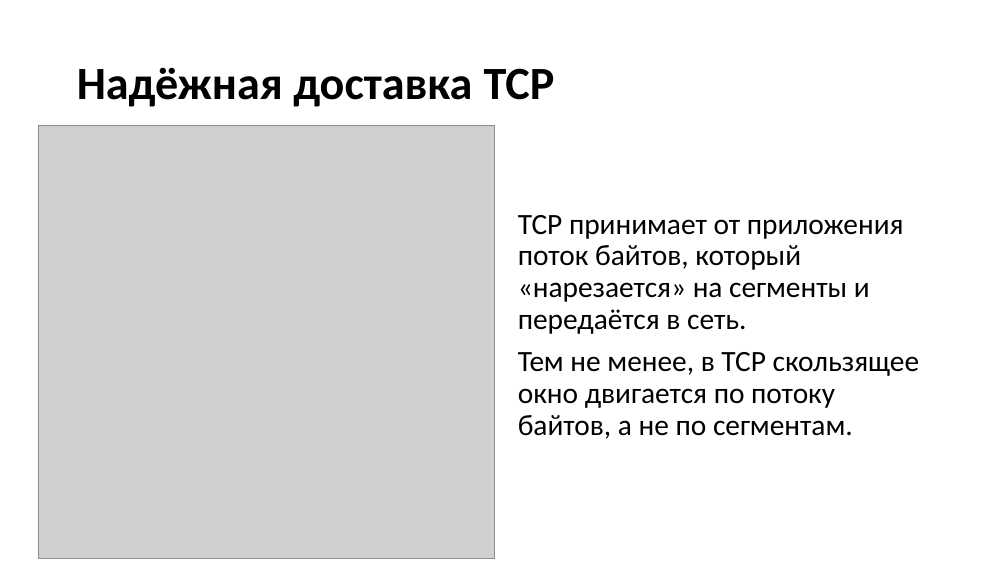
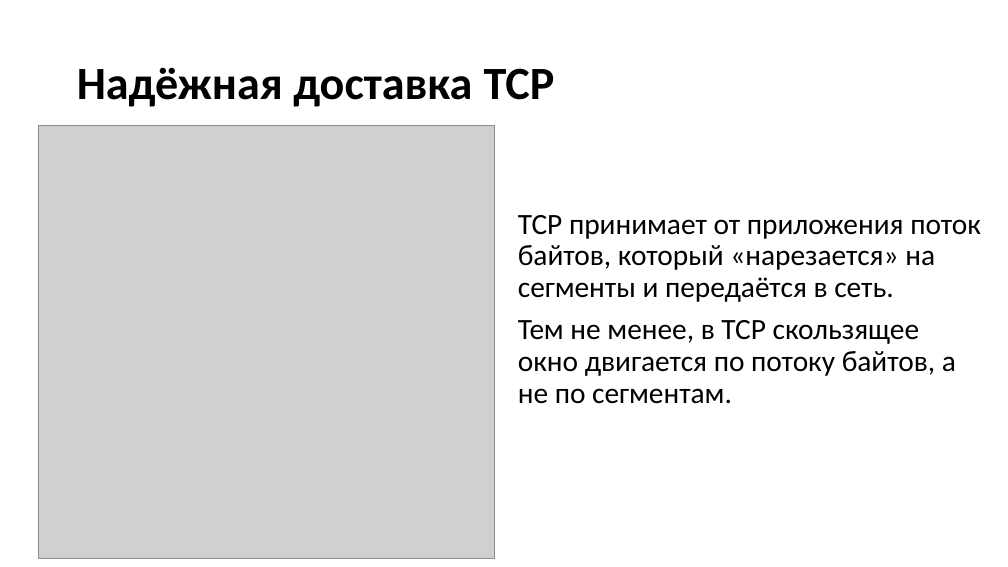
Before and after one commit to gas533/itn, a slide deck: slide 18 of 1.8 Transport Layer/1.8 Transport Layer.pptx. Drawn at 1008x567 pixels with LibreOffice and Linux fonts; fonts in the diff are those of the drawing; grey boxes stand for pictures. Boxes give left, top, right and bottom in pixels: in the first picture for what was removed or moved away, otherwise in the second. Text is boxed around its words. In the diff, an @@ line names an element or a change of style, - is before the commit and + after.

```diff
--- a/1.8 Transport Layer/1.8 Transport Layer.pptx
+++ b/1.8 Transport Layer/1.8 Transport Layer.pptx
@@ text "TCP принимает от приложения поток ..." rewrapped from box(518, 215, 920, 439) to box(518, 215, 981, 404) @@
```
Also in this commit, not shown: 3 other slides changed, 15 other files.
